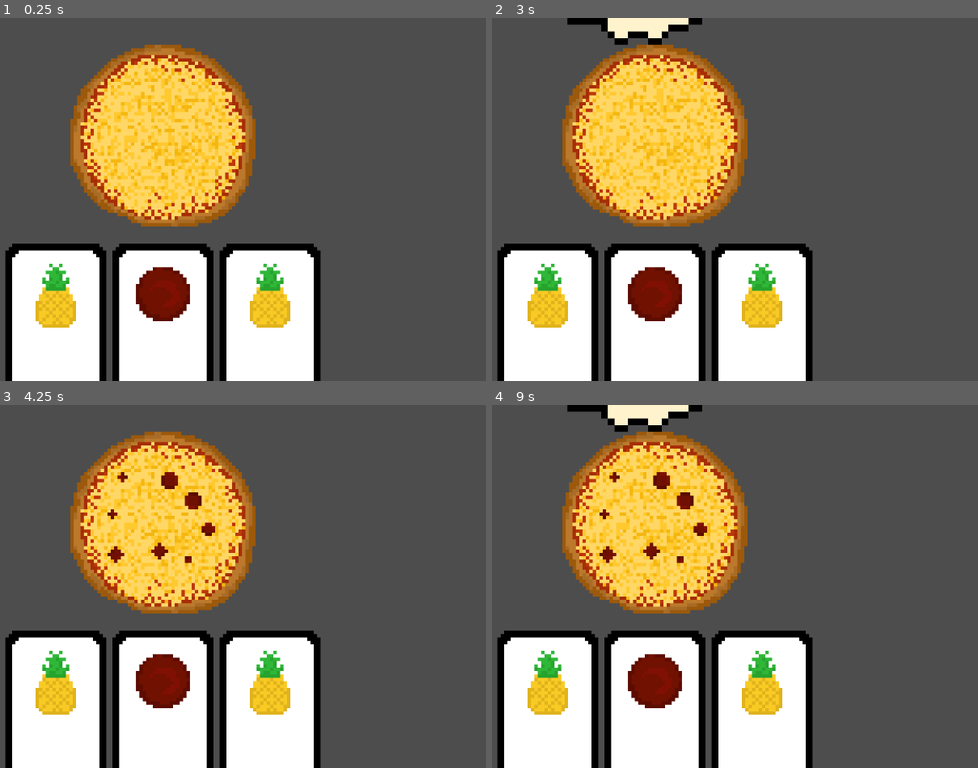
Above: before the commit, frames 1-4 (two rows, left to right).
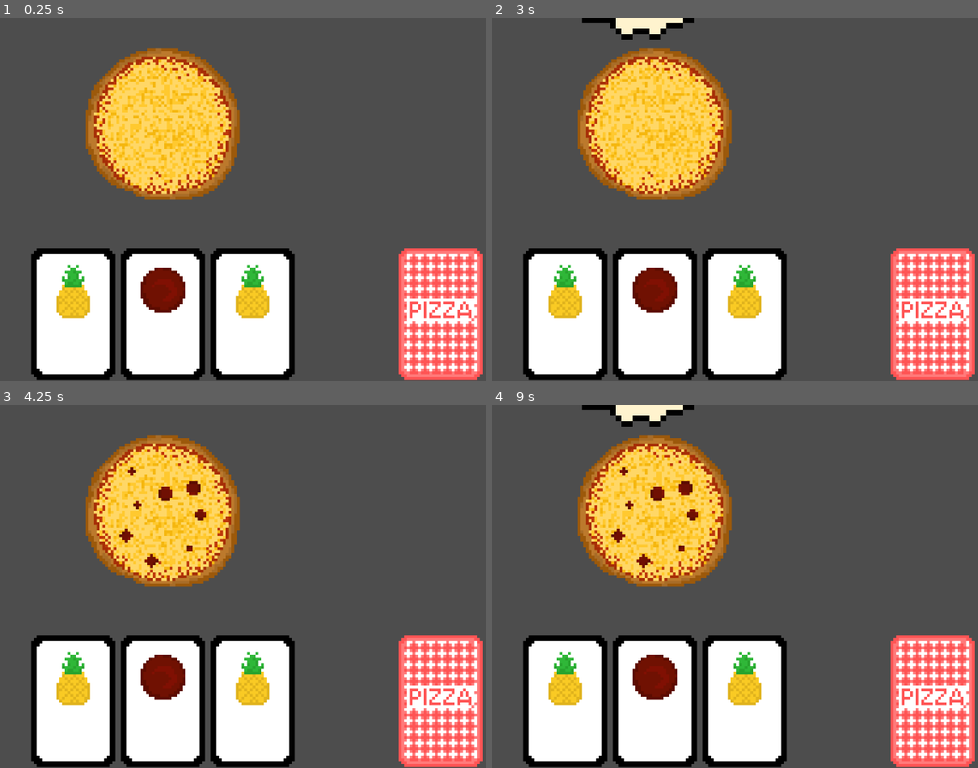
Above: after the commit, the same moments.

Repository: bstrong5923/Pizzatro
Game: Godot game, scene res://Scenes/Game.tscn
Two runs of this game, one before a commit and one after it. Both use one fixed random seed, a clock stepped at 60 frames per second and the inputs below.
Inputs (mouse positions are in pixels of both pictures, inside the frame that each line leads up to):
- Up to frame 1 (0.25 s): no input
- Up to frame 2 (3 s): tap Enter at 0.5, 2 s; move the mouse to (798, 181) at 0.52 s; click (798, 181) at 0.67 s; tap Space at 1.25, 2.75 s; move the mouse to (526, 217) at 1.27 s; click (526, 217) at 1.42 s; move the mouse to (720, 119) at 2.02 s; click (720, 119) at 2.17 s; move the mouse to (623, 272) at 2.77 s; click (623, 272) at 2.92 s
- Up to frame 3 (4.25 s): move the mouse to (354, 640) at 3.52 s; click (354, 640) at 3.67 s
- Up to frame 4 (9 s): move the mouse to (outside the picture) at 4.27 s; click (outside the picture) at 4.42 s; tap Enter at 5 s; move the mouse to (686, 586) at 5.02 s; click (686, 586) at 5.17 s; tap Space at 5.75 s; move the mouse to (560, 495) at 5.77 s; click (560, 495) at 5.92 s; move the mouse to (798, 568) at 6.52 s; click (798, 568) at 6.67 s; move the mouse to (526, 604) at 7.27 s; click (526, 604) at 7.42 s; move the mouse to (720, 506) at 8.02 s; click (720, 506) at 8.17 s; move the mouse to (623, 659) at 8.77 s; click (623, 659) at 8.92 s

The runs differ from the first frame. In frame 1, 32% of the frame differs, in the area x 0-100%, y 7-100%; in frame 2, 32%; in frame 3, 32%; in frame 4, 33%, in the area x 0-100%, y 0-100%.

Commit message:
messing with scale (its a lil broken)

Diff:
--- a/Scenes/Game.tscn
+++ b/Scenes/Game.tscn
@@ -1,34 +1,44 @@
-[gd_scene load_steps=6 format=3 uid="uid://b1wv8w4eqxgld"]
+[gd_scene load_steps=7 format=3 uid="uid://b1wv8w4eqxgld"]
 
 [ext_resource type="PackedScene" uid="uid://47vmngv3hwa4" path="res://Scenes/pie.tscn" id="1_gl6un"]
 [ext_resource type="PackedScene" uid="uid://dbn4mtu14qcej" path="res://Scenes/card.tscn" id="2_j5yw3"]
 [ext_resource type="PackedScene" uid="uid://c1haclruh7ag6" path="res://Scenes/minis.tscn" id="3_j5yw3"]
 [ext_resource type="PackedScene" uid="uid://cytuknnllyne4" path="res://Scenes/hand_animation.tscn" id="4_kldst"]
 [ext_resource type="Script" uid="uid://c83sk57qf2yam" path="res://Scenes/card_timer.gd" id="5_b2bpf"]
+[ext_resource type="PackedScene" uid="uid://cu3awgnfcjhbe" path="res://Scenes/deck.tscn" id="6_7lihs"]
 
 [node name="Game" type="Node2D"]
 
 [node name="pie" parent="." instance=ExtResource("1_gl6un")]
-position = Vector2(0, -114)
+position = Vector2(0, -27)
+scale = Vector2(1, 1)
 
 [node name="card" parent="." instance=ExtResource("2_j5yw3")]
-position = Vector2(-191, 220)
+position = Vector2(-32, 41)
+scale = Vector2(1, 1)
 
 [node name="card2" parent="." instance=ExtResource("2_j5yw3")]
-position = Vector2(0, 220)
+position = Vector2(0, 41)
+scale = Vector2(1, 1)
 
 [node name="card3" parent="." instance=ExtResource("2_j5yw3")]
-position = Vector2(191, 220)
+position = Vector2(32, 41)
+scale = Vector2(1, 1)
 
 [node name="Camera2D" type="Camera2D" parent="."]
+zoom = Vector2(5, 5)
 
 [node name="minis" parent="." instance=ExtResource("3_j5yw3")]
-position = Vector2(0, -110)
+position = Vector2(0, -27)
 
 [node name="hand_animation" parent="." instance=ExtResource("4_kldst")]
-position = Vector2(36, -336)
+position = Vector2(6, -67)
 rotation = 3.1415927
-scale = Vector2(12, 12)
+scale = Vector2(2, 2)
 
 [node name="card_timer" type="Timer" parent="."]
 script = ExtResource("5_b2bpf")
+
+[node name="upsidedown" parent="." instance=ExtResource("6_7lihs")]
+position = Vector2(99, 41)
+scale = Vector2(1, 1)
--- a/Scenes/card_timer.gd
+++ b/Scenes/card_timer.gd
@@ -8,7 +8,7 @@
 
 func cooldown():
 	can_play_a_card = false
-	time_left = 76
+	time_left = 76 # time that hand animation takes
 
 
 func _process(delta: float) -> void:
--- /dev/null
+++ b/Scenes/deck.tscn
@@ -0,0 +1,7 @@
+[gd_scene load_steps=2 format=3 uid="uid://cu3awgnfcjhbe"]
+
+[ext_resource type="Texture2D" uid="uid://cr1oj7cts6m8v" path="res://Assets/Sprites/card_upsidedown.png" id="1_ukesx"]
+
+[node name="upsidedown" type="Sprite2D"]
+scale = Vector2(6, 6)
+texture = ExtResource("1_ukesx")
--- a/Scenes/hand_animation.gd
+++ b/Scenes/hand_animation.gd
@@ -6,14 +6,14 @@
 func go(ing):
 	ingredient = ing
 	region_rect.position.x = 0
-	position.x = 36
-	position.y = -336
+	position.x = 6
+	position.y = -67
 	step = 1
 
 func _process(delta: float) -> void:
 	if step == 1:
-		position.y += 12
-		if position.y >= -74:
+		position.y += scale.x
+		if position.y >= -17:
 			step = 2
 	elif step == 2:
 		region_rect.position.x += 50
@@ -23,6 +23,6 @@
 			minis.scatter(ingredient)
 			step = 3
 	elif step == 3:
-		position.y -= 12
-		if position.y <= -666:
+		position.y -= scale.x
+		if position.y <= -111:
 			step = 0
--- a/minis.gd
+++ b/minis.gd
@@ -20,16 +20,12 @@
 
 		# random position in the pizza
 		var angle = init_angle + (360 / num_of_minis) * m + randi_range(-5,5) # each one has an evenly spaced angle (0, 90, 180, 270 if there were four minis)
-		var radius = pow(randi_range(36, pow(120,2)), 0.5) # random radius from the middle of the pizza to the edge, further out is more common
+		var radius = pow(randi_range(1, pow(20,2)), 0.5) # random radius from the middle of the pizza to the edge, further out is more common
 		var x = int(radius * cos(deg_to_rad(angle))) # get the x and y
-		x -= x % 6
 		var y = int(radius * sin(deg_to_rad(angle)))
-		y -= 1 + y % 6
 		instance.position = Vector2(x, y)
 
 		# random rotation, then scale it and tell it it isn't the original
 		instance.rotation_degrees = randi_range(0,3) * 90
-		instance.scale.x = 6
-		instance.scale.y = 6
 		instance.dont_clone()
 		add_child(instance)
Binary file added: Assets/Sprites/card_upsidedown.png
Not shown, added: Assets/Sprites/card_upsidedown.png.import
